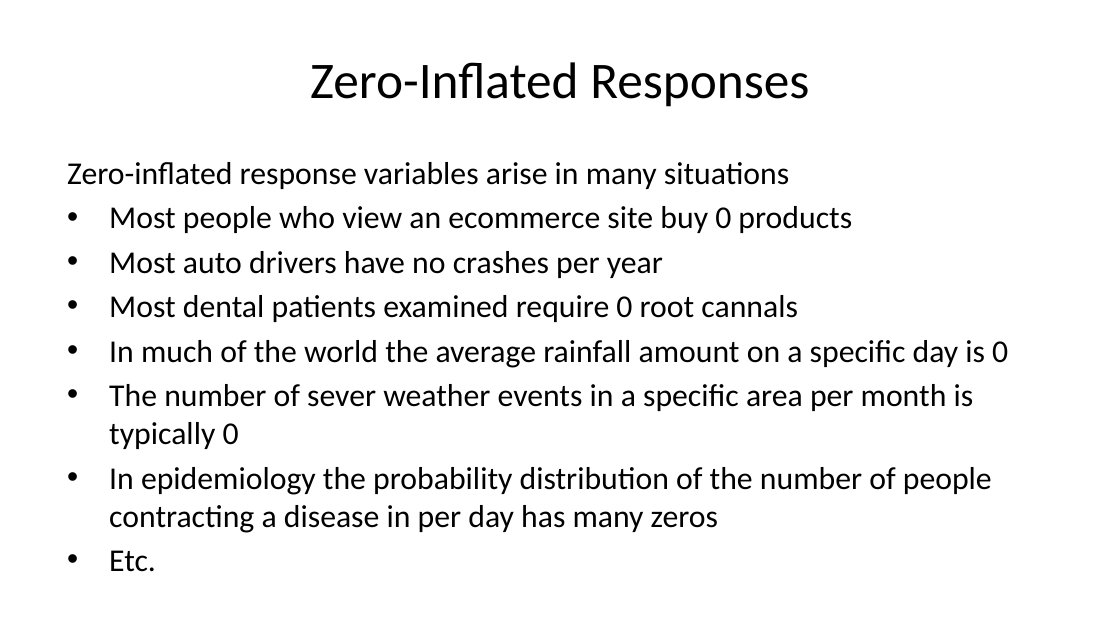
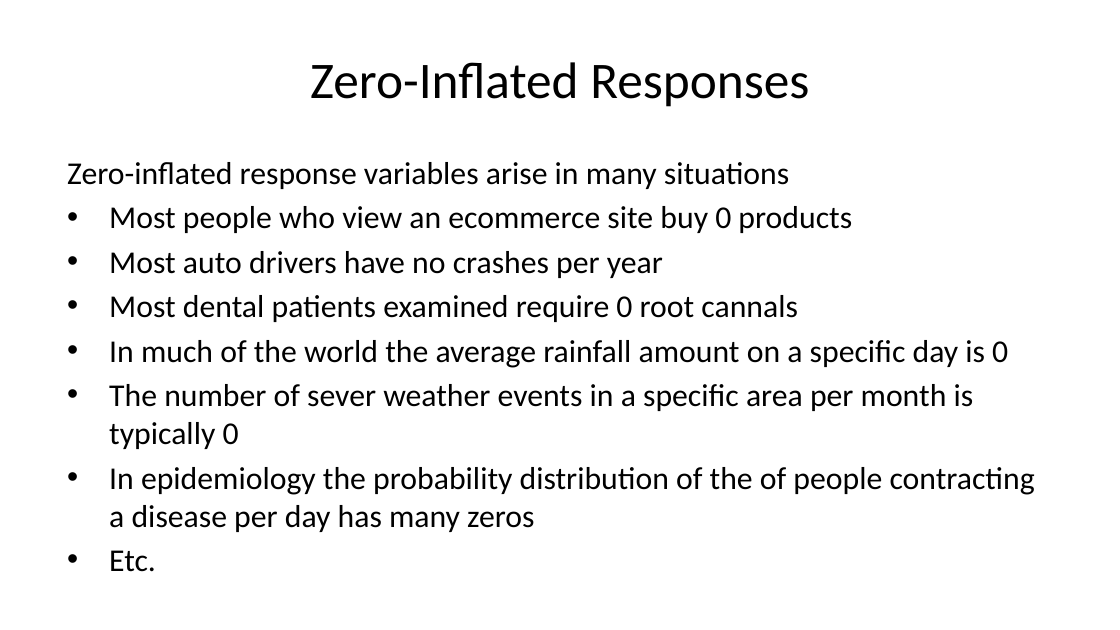
Before and after one commit to StephenElston/CSCI-E-83, a slide deck: slide 5 of LectureSlides/10b_ModelsFor OutliersAndOverdispersion.pptx. Drawn at 1120x630 pixels with LibreOffice and Linux fonts; fonts in the diff are those of the drawing. Boxes give left, top, right and bottom in pixels: in the first picture for what was removed or moved away, otherwise in the second. Text is boxed around its words. In the diff, an @@ line names an element or a change of style, - is before the commit and + after.

```diff
--- a/LectureSlides/10b_ModelsFor OutliersAndOverdispersion.pptx
+++ b/LectureSlides/10b_ModelsFor OutliersAndOverdispersion.pptx
@@ text at box(109, 467, 1035, 532): text changed @@
-• In epidemiology the probability distribution of the number of people contracting a disease in per day has many zeros
+• In epidemiology the probability distribution of the of people contracting a disease per day has many zeros
```
Also in this commit, not shown: 10 other slides changed.
